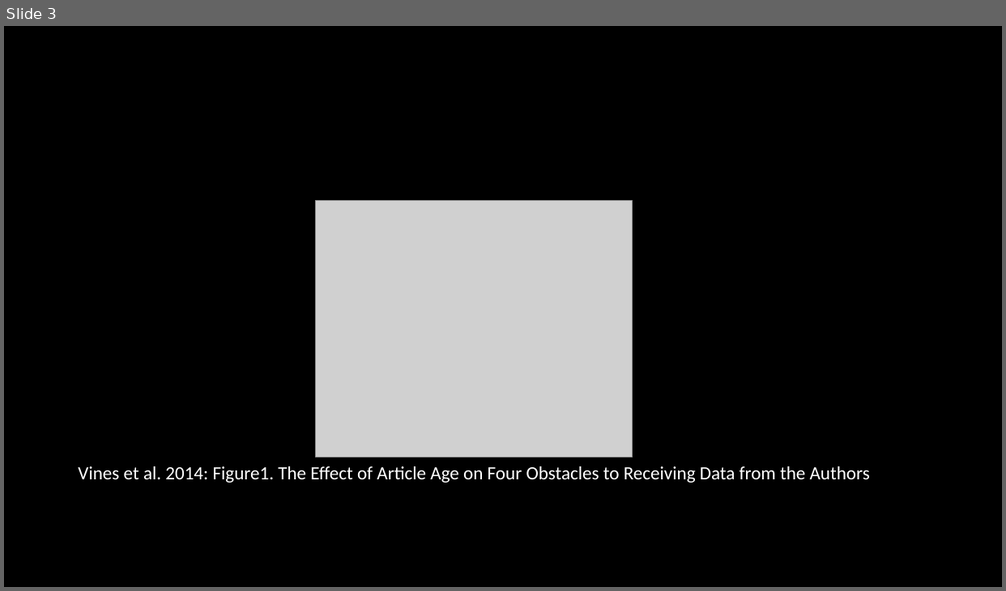
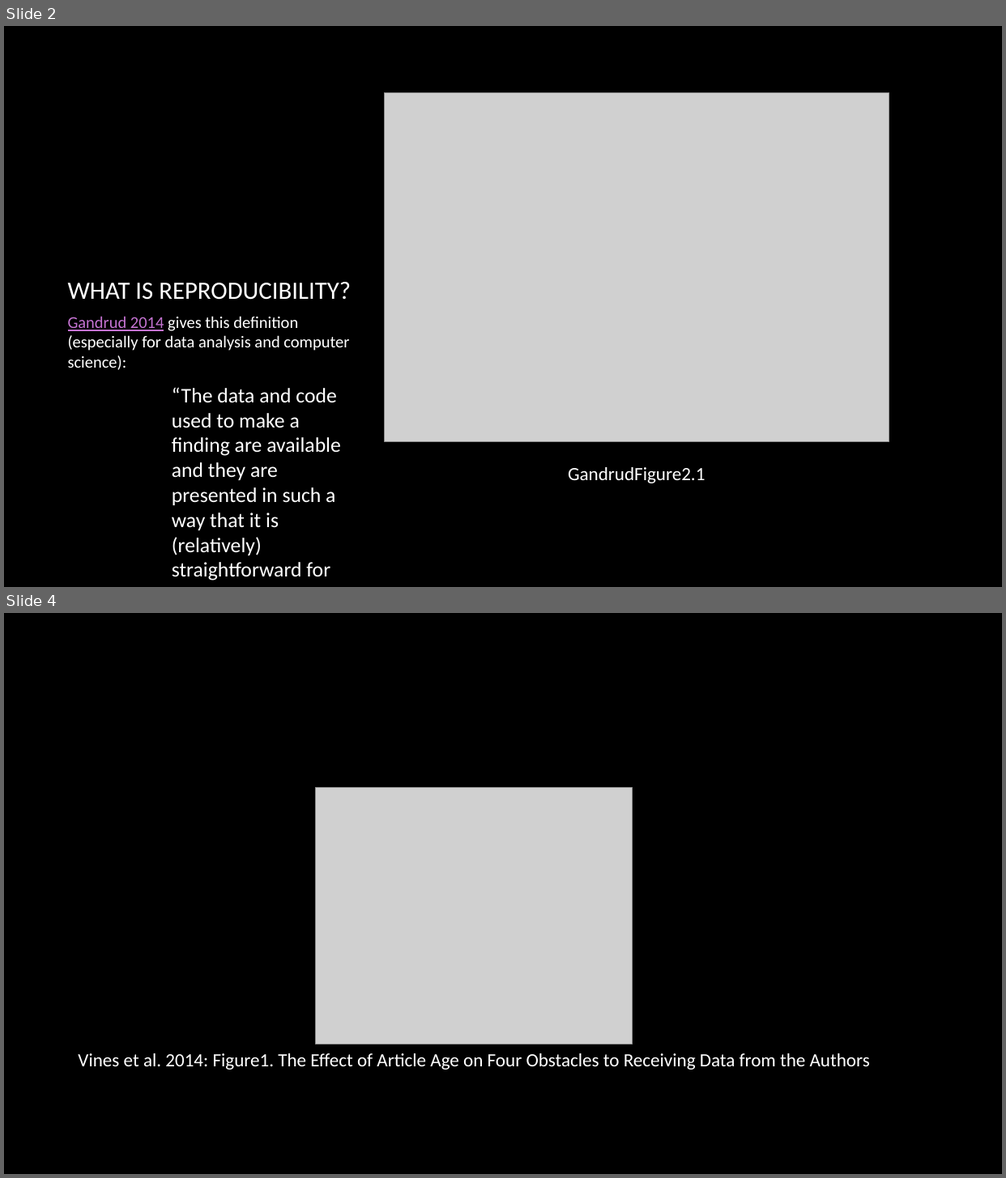
Before and after one commit to ericcrandall/reproducible_research, a slide deck: reproducible_research.pptx. Shown one above the other, each under a label of ours: slide 3 before the commit, slides 2 and 4 after it; the slides between them are not shown. The pictures are 1006x591 and 1006x1178 pixels, drawn with LibreOffice and Linux fonts; fonts in the diff are those of the drawing; grey boxes stand for pictures; background and template pictures are left out. Boxes give left, top, right and bottom in pixels: in the first picture for what was removed or moved away, otherwise in the second. Text is boxed around its words. In the diff, an @@ line names an element or a change of style, - is before the commit and + after.

```diff
--- a/reproducible_research.pptx
+++ b/reproducible_research.pptx
@@ slide 2 added at [4, 26, 1002, 587], background picture (left out) @@
@@ picture added at [385, 92, 889, 442] @@
@@ title added at [68, 282, 351, 300], 24 pt, text #FFFFFF @@
+WHAT IS REPRODUCIBILITY?
@@ text added at [68, 316, 349, 581], 20 pt, text #FFFFFF @@
+Gandrud 2014 gives this definition (especially for data analysis and computer science):
+“The data and code used to make a finding are available and they are presented in such a way that it is (relatively) straightforward for an independent researcher to recreate the finding.”
@@ text added at [568, 467, 705, 484], 18 pt, text #FFFFFF @@
+GandrudFigure2.1
@@ what was slide 3 is now slide 4 @@
```
Also in this commit, not shown: 10 slides changed, 2 other slides added, 12 slides removed, 5 other files.
